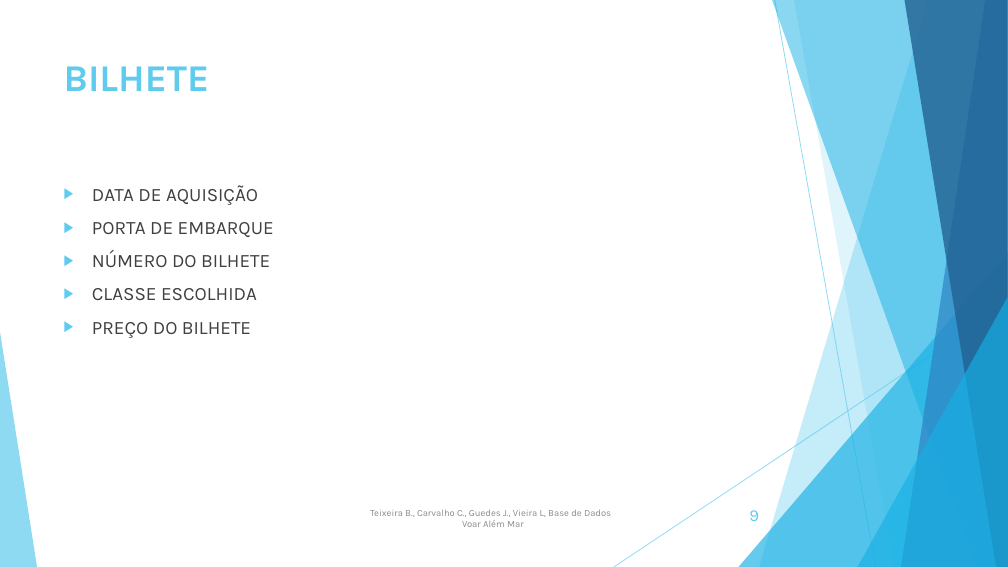
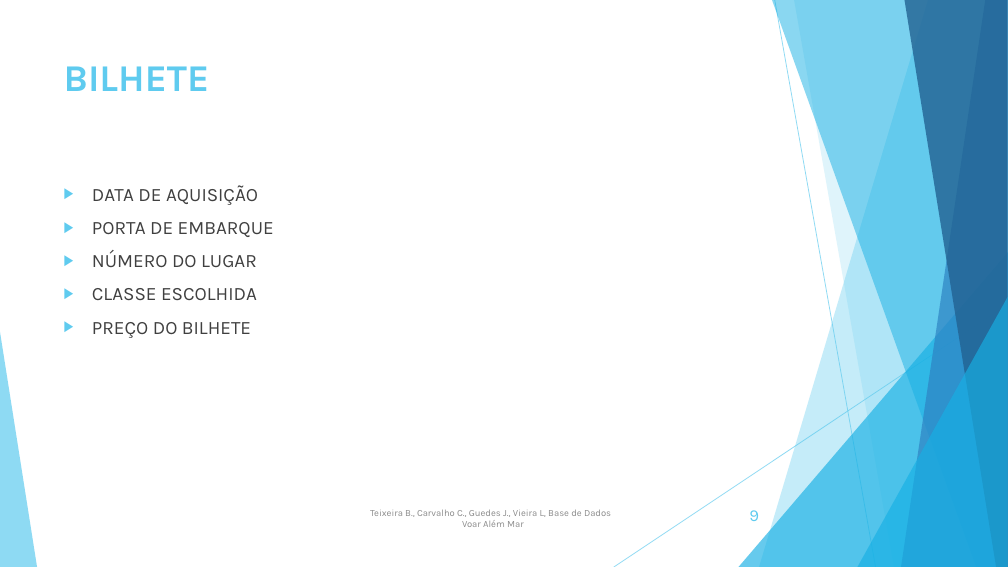
Before and after one commit to 56Aang/BaseDeDados, a slide deck: slide 9 of APRESENTAÇÃOBD.pptx. Drawn at 1008x567 pixels with LibreOffice and Linux fonts; fonts in the diff are those of the drawing. Boxes give left, top, right and bottom in pixels: in the first picture for what was removed or moved away, otherwise in the second. Text is boxed around its words. In the diff, an @@ line names an element or a change of style, - is before the commit and + after.

```diff
--- a/APRESENTAÇÃOBD.pptx
+++ b/APRESENTAÇÃOBD.pptx
@@ text at <box>92,250,257,267</box>: text changed @@
-▶ NÚMERO DO BILHETE
+▶ NÚMERO DO LUGAR
```
Also in this commit, not shown: 1 other slide changed.
